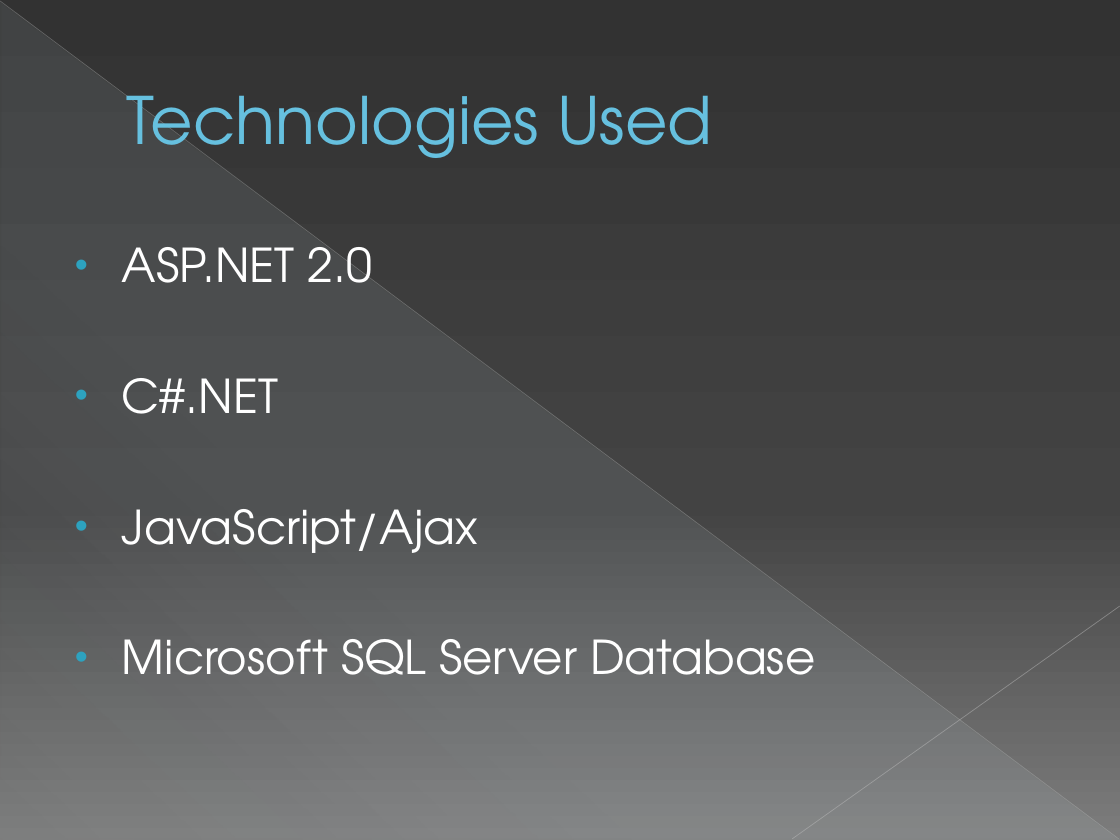
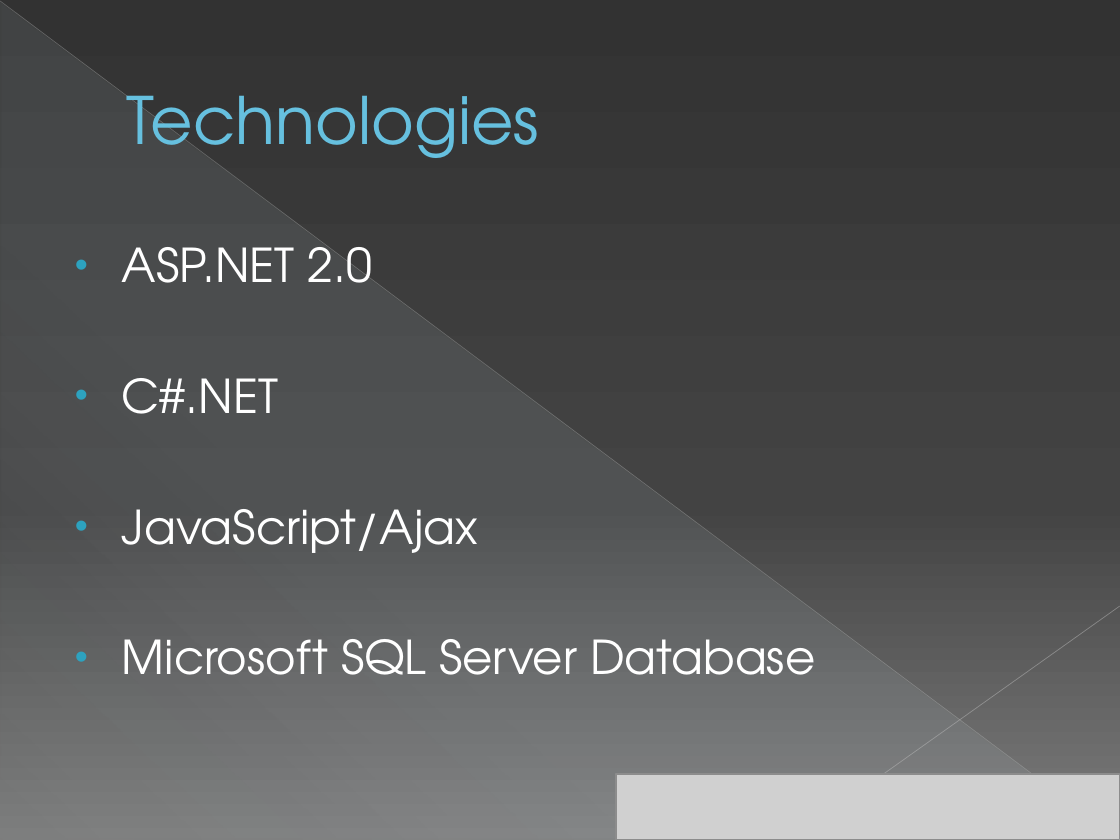
Before and after one commit to sweenr/odbc2kml, a slide deck: slide 11 of docs/ODBC2KML Demo Slides.pptx (slide 10 before the commit). Drawn at 1120x840 pixels with LibreOffice and Linux fonts; fonts in the diff are those of the drawing; grey boxes stand for pictures. Boxes give left, top, right and bottom in pixels: in the first picture for what was removed or moved away, otherwise in the second. Text is boxed around its words. In the diff, an @@ line names an element or a change of style, - is before the commit and + after.

Commit message:
Final version of the slides.

```diff
--- a/docs/ODBC2KML Demo Slides.pptx
+++ b/docs/ODBC2KML Demo Slides.pptx
@@ title at box(126, 95, 539, 174): text changed @@
-Technologies Used
+Technologies
@@ picture added at box(616, 774, 1120, 840) @@
```
Also in this commit, not shown: 13 other slides changed, 4 slides added, 2 slides removed.
